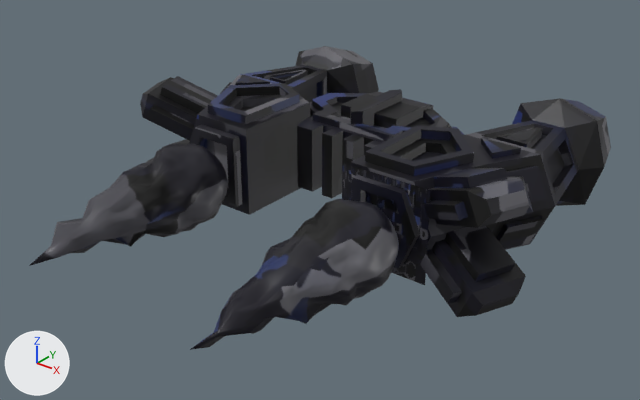
One commit to the OBJ model CSE125Group2Game/CSE125Group2Game/Assets/models/usership/blue/usership-blue.obj: the scene before it, then after it.
Rendered twice from a camera (50 mm lens) standing at (10.67, -13.05, 7.75) and looking at (0.17, 0.08, -0.39). Lighting does not change. The marker at lower left points along +X, +Y and +Z. Where no turn or scale is listed for an object, it has been applied to the vertices. Vertices at the same position are counted once.

The older version as bpy lines, for what is in view:
```python
me_emberemitter_right_emberemitter_mesh_001 = bpy.data.meshes.new('EmberEmitter-right_EmberEmitter-mesh.001')
me_emberemitter_right_emberemitter_mesh_001.from_pydata(...)  # 4 vertices, 1 face; spans x 1.16..3.16, y -0.46, z -1.09..0.91
me_emberemitter_right_emberemitter_mesh_001.materials.append(mat_material_007)  # picture img_usership_uv_blue_png
me_spaceship_spaceship_mesh = bpy.data.meshes.new('Spaceship_Spaceship-mesh')
me_spaceship_spaceship_mesh.from_pydata(...)  # 2314 vertices, 4561 faces, 6 loose edges; spans x -4.87..4.79, y -5.53..5.84, z -1.35..1.36
# faces by material slot: [1195, 786, 2560, 20]
me_spaceship_spaceship_mesh.materials.append(mat_cockpit_body)  # picture img_usership_uv_blue_png
me_spaceship_spaceship_mesh.materials.append(mat_wings)  # picture img_usership_uv_blue_png
me_spaceship_spaceship_mesh.materials.append(mat_flame)  # picture img_usership_uv_blue_png
me_spaceship_spaceship_mesh.materials.append(mat_headplate)  # picture img_usership_uv_blue_png
ob_emberemitter_right_emberemitter_mesh_001 = bpy.data.objects.new('EmberEmitter-right_EmberEmitter-mesh.001', me_emberemitter_right_emberemitter_mesh_001)
ob_emberemitter_right_emberemitter_mesh_001.location = (0.0, 0.0, 0.0)
ob_spaceship_spaceship_mesh = bpy.data.objects.new('Spaceship_Spaceship-mesh', me_spaceship_spaceship_mesh)
ob_spaceship_spaceship_mesh.location = (0.0, 0.0, 0.0)
```
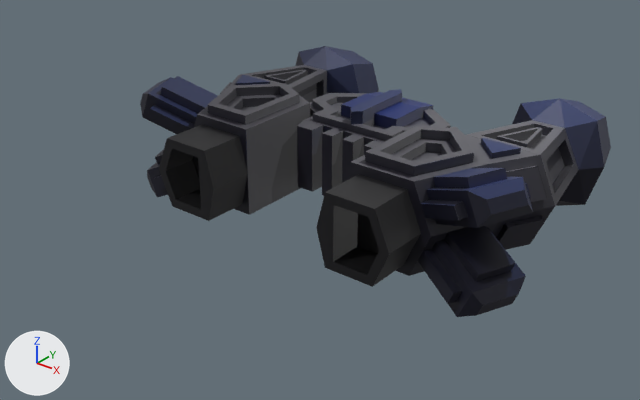
The change, as a diff of the scene's bpy script:
```diff
--- a/CSE125Group2Game/CSE125Group2Game/Assets/models/usership/blue/usership-blue.obj.py
+++ b/CSE125Group2Game/CSE125Group2Game/Assets/models/usership/blue/usership-blue.obj.py
@@ me_spaceship_spaceship_mesh @@
 # used by ob_spaceship_spaceship_mesh; location = (0.0, 0.0, 0.0)
-me_spaceship_spaceship_mesh.from_pydata(...)  # 2314 vertices, 4561 faces, 6 loose edges; spans x -4.87..4.79, y -5.53..5.84, z -1.35..1.36
+me_spaceship_spaceship_mesh.from_pydata(...)  # 1037 vertices, 1984 faces, 4 loose edges; spans x -4.87..4.79, y -1.46..5.84, z -1.35..1.36
+# me_spaceship_spaceship_mesh part 1: the loose piece of 642 vertices spanning x 1.28..3.07, y -5.52..-0.7, z -1.02..0.79 is deleted
+# me_spaceship_spaceship_mesh part 2: the loose piece of 642 vertices spanning x -3.02..-1.25, y -5.53..-0.7, z -1.02..0.79 is deleted
+# me_spaceship_spaceship_mesh part 3
+# 16 vertices are removed from x -2.85..0.81, y -0.63..2.19, z -0.64..0.76
+# 39 faces are deleted
+# 2 loose edges are deleted
+# 7 vertices in x -3.07..-1.61, y -0.63, z -0.84..0.76 move by (0.0, -0.83, 0.0)
+# 17 vertices are added at x -2.85..-1.41, y -1.46..-0.43, z -0.64..0.76
+# 9 new faces join them, mat_cockpit_body (picture img_usership_uv_blue_png)
+# 21 new faces join them, mat_material_004 (picture img_usership_uv_blue_png)
+# me_spaceship_spaceship_mesh part 4
+# 12 vertices are removed from x 1.73..2.77, y -0.63..-0.43, z -0.64..0.56
+# 28 faces are deleted
+# 5 vertices in x 1.53..2.99, y -0.63, z -0.84..0.76 move by (0.0, -0.83, 0.0)
+# 2 vertices move from x 1.53, y -0.63..-0.43, z -0.04 to x 1.32, y -1.46..-0.43, z -0.04
+# 12 vertices are added at x 1.73..2.77, y -1.46..-0.63, z -0.64..0.56
+# 6 new vertices lie (0.0, 0.76, 0.0) away from vertices in x 1.73..2.77, y -1.46, z -0.64..0.56
+# 20 new faces join them, mat_material_004 (picture img_usership_uv_blue_png)
+# me_spaceship_spaceship_mesh part 5: 1915 kept faces spanning x -4.87..4.79, y -1.46..5.84, z -1.35..1.36 get new texture (UV) coordinates
 me_spaceship_spaceship_mesh.materials.append(mat_cockpit_body)
 me_spaceship_spaceship_mesh.materials.append(mat_wings)
-me_spaceship_spaceship_mesh.materials.append(mat_flame)  # picture img_usership_uv_blue_png
 me_spaceship_spaceship_mesh.materials.append(mat_headplate)
+me_spaceship_spaceship_mesh.materials.append(mat_material_004)  # picture img_usership_uv_blue_png
@@ ob_emberemitter_right_emberemitter_mesh_001 @@
-ob_emberemitter_right_emberemitter_mesh_001 = bpy.data.objects.new('EmberEmitter-right_EmberEmitter-mesh.001', me_emberemitter_right_emberemitter_mesh_001)
-ob_emberemitter_right_emberemitter_mesh_001.location = (0.0, 0.0, 0.0)
```

Pixel boxes [x1, y1, x2, y2] of what changed, in the pictures (640 x 400 px; the box of a moved part takes in the faces that stretch with it):
'Spaceship_Spaceship-mesh', reshaped (19% narrower, 11% shorter)
    before: [29, 46, 611, 350]
    after: [140, 46, 611, 317]
'EmberEmitter-right_EmberEmitter-mesh.001', deleted (black)
    before: [342, 163, 431, 285]
part 1 of me_spaceship_spaceship_mesh, deleted
    before: [190, 199, 399, 350]
part 2 of me_spaceship_spaceship_mesh, deleted
    before: [29, 144, 228, 266]
part 3 of me_spaceship_spaceship_mesh, moved or reshaped
    before: [191, 115, 283, 215]
    after: [159, 115, 283, 221]
part 4 of me_spaceship_spaceship_mesh, moved or reshaped
    before: [352, 175, 420, 269]
    after: [316, 174, 421, 287]
part 5 of me_spaceship_spaceship_mesh, surface changed
    both: [141, 46, 611, 300]
